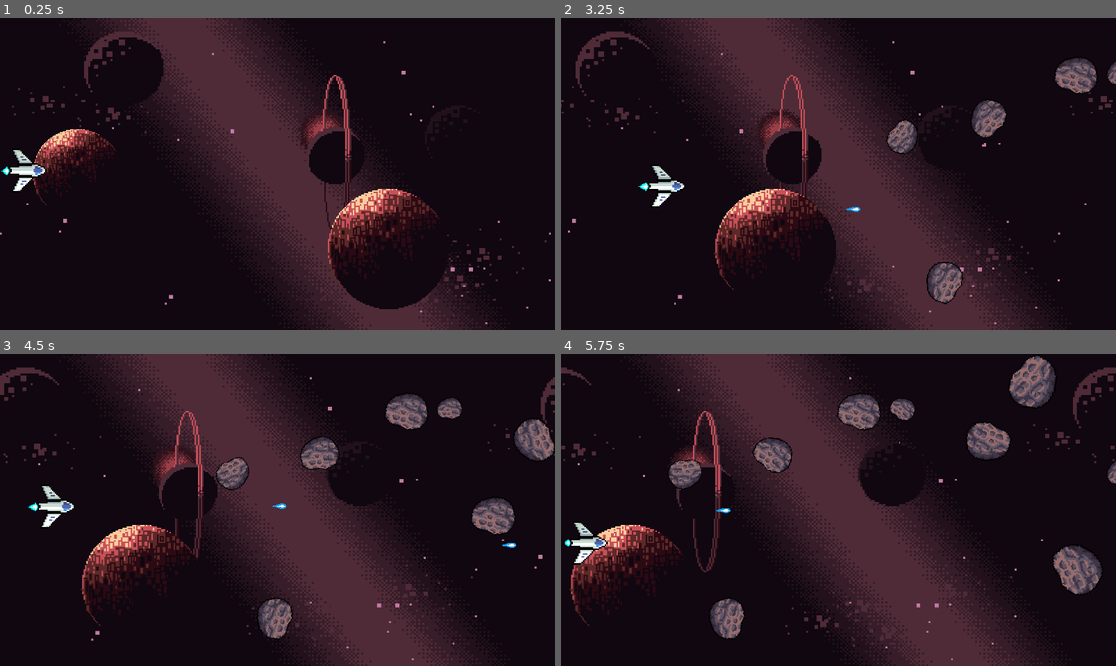
Above: before the commit, frames 1-4 (two rows, left to right).
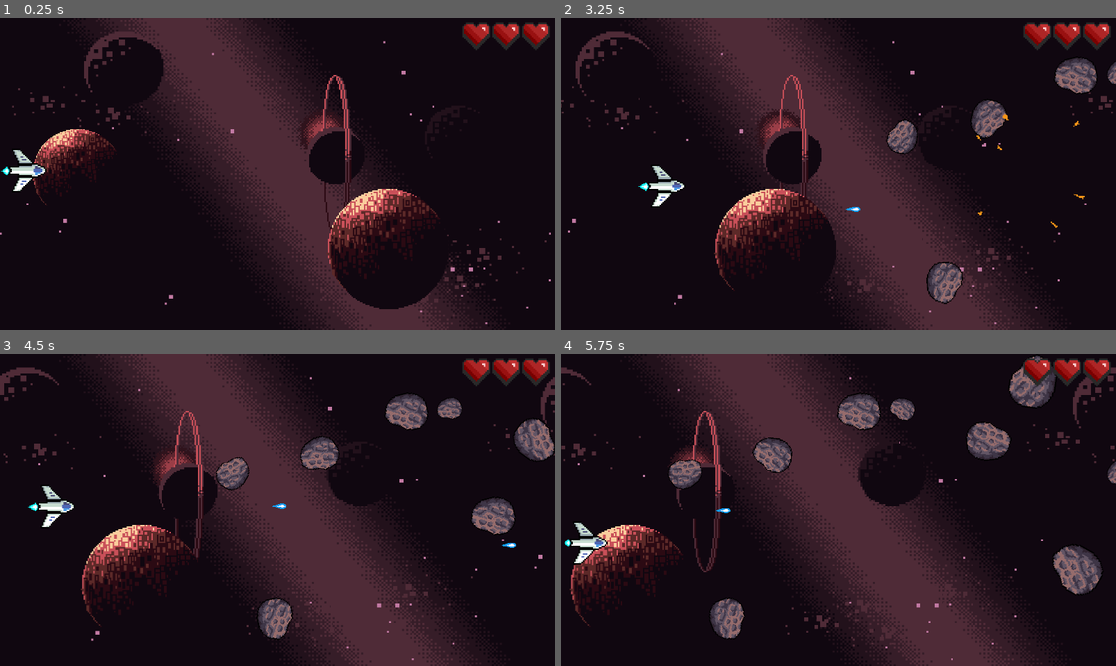
Above: after the commit, the same moments.

Repository: Thapar-Amateur-Astronomers-Society/The-TAAS-Game
Game: Godot game, scene res://scenes/main.tscn
The game is run twice, just before and just after one commit, with the same random seed, the same clock (stepped at 60 frames per second) and the same inputs.
Inputs:
- Up to frame 1 (0.25 s): no input
- Up to frame 2 (3.25 s): hold Right (player_right) 0.53-1.28 s; tap Space (player_shoot) every 0.75 s from 0.6 to 2.85 s; hold Down (player_down) 1.28-2.03 s; hold Right (player_right) 2.03-2.78 s; hold Up (player_up) from 2.78 s (still down)
- Up to frame 3 (4.5 s): release Up (player_up) at 3.53 s; hold Left (player_left) from 3.53 s (still down); tap Space (player_shoot) at 3.6, 4.35 s
- Up to frame 4 (5.75 s): release Left (player_left) at 5.03 s; hold Down (player_down) from 5.03 s (still down); tap Space (player_shoot) at 5.1 s

The runs differ from the first frame. In frame 1, 0.9% of the frame differs, in the area x 83-99%, y 1-11%; in frame 2, 1.0%, in the area x 74-99%, y 1-68%; in frame 3, 0.9%; in frame 4, 0.9%.

Commit message:
Added animated heart sprites

Diff:
--- a/prefabs/asteroid.tscn
+++ b/prefabs/asteroid.tscn
@@ -85,4 +85,5 @@
 stream = ExtResource("4_w5pun")
 
 [connection signal="area_entered" from="." to="." method="_on_area_entered"]
+[connection signal="animation_finished" from="AnimatedSprite2D" to="." method="_on_animated_sprite_2d_animation_finished"]
 [connection signal="screen_exited" from="VisibleOnScreenNotifier2D" to="." method="_on_visible_on_screen_notifier_2d_screen_exited"]
--- /dev/null
+++ b/prefabs/heart_gui.tscn
@@ -0,0 +1,58 @@
+[gd_scene load_steps=8 format=3 uid="uid://dlji72vojuusy"]
+
+[ext_resource type="Texture2D" uid="uid://b734hngbp21k1" path="res://assets/gui/heart_animated.png" id="1_tpaml"]
+
+[sub_resource type="AtlasTexture" id="AtlasTexture_7bgmd"]
+atlas = ExtResource("1_tpaml")
+region = Rect2(0, 0, 17, 17)
+
+[sub_resource type="AtlasTexture" id="AtlasTexture_gnpl5"]
+atlas = ExtResource("1_tpaml")
+region = Rect2(17, 0, 17, 17)
+
+[sub_resource type="AtlasTexture" id="AtlasTexture_vbwns"]
+atlas = ExtResource("1_tpaml")
+region = Rect2(34, 0, 17, 17)
+
+[sub_resource type="AtlasTexture" id="AtlasTexture_rjm4s"]
+atlas = ExtResource("1_tpaml")
+region = Rect2(51, 0, 17, 17)
+
+[sub_resource type="AtlasTexture" id="AtlasTexture_nqqti"]
+atlas = ExtResource("1_tpaml")
+region = Rect2(68, 0, 17, 17)
+
+[sub_resource type="SpriteFrames" id="SpriteFrames_ejlm7"]
+animations = [{
+"frames": [{
+"duration": 1.0,
+"texture": SubResource("AtlasTexture_7bgmd")
+}, {
+"duration": 1.0,
+"texture": SubResource("AtlasTexture_gnpl5")
+}, {
+"duration": 1.0,
+"texture": SubResource("AtlasTexture_vbwns")
+}, {
+"duration": 1.0,
+"texture": SubResource("AtlasTexture_rjm4s")
+}, {
+"duration": 1.0,
+"texture": SubResource("AtlasTexture_nqqti")
+}],
+"loop": false,
+"name": &"default",
+"speed": 15.0
+}]
+
+[node name="heart" type="Panel"]
+self_modulate = Color(1, 1, 1, 0)
+custom_minimum_size = Vector2(96, 96)
+offset_right = 96.0
+offset_bottom = 96.0
+
+[node name="AnimatedSprite2D" type="AnimatedSprite2D" parent="."]
+texture_filter = 1
+scale = Vector2(5.64706, 5.64706)
+sprite_frames = SubResource("SpriteFrames_ejlm7")
+centered = false
--- /dev/null
+++ b/prefabs/hearts_collection.tscn
@@ -0,0 +1,17 @@
+[gd_scene load_steps=2 format=3 uid="uid://dknb8daf1qdre"]
+
+[ext_resource type="PackedScene" uid="uid://dlji72vojuusy" path="res://prefabs/heart_gui.tscn" id="1_8lvao"]
+
+[node name="HeartsContainer" type="HBoxContainer"]
+offset_right = 59.0
+offset_bottom = 17.0
+theme_override_constants/separation = 7
+
+[node name="heart3" parent="." instance=ExtResource("1_8lvao")]
+layout_mode = 2
+
+[node name="heart2" parent="." instance=ExtResource("1_8lvao")]
+layout_mode = 2
+
+[node name="heart1" parent="." instance=ExtResource("1_8lvao")]
+layout_mode = 2
--- a/prefabs/player.tscn
+++ b/prefabs/player.tscn
@@ -6,6 +6,7 @@
 [ext_resource type="AudioStream" uid="uid://78cix41v18qn" path="res://audio/laser.wav" id="4_5n6ld"]
 [ext_resource type="Texture2D" uid="uid://bnmsrk0qh1kcd" path="res://assets/player_ship/Main Ship - Base - Slight damage.png" id="4_gpjtr"]
 [ext_resource type="Texture2D" uid="uid://cxg7tbsl5tyv3" path="res://assets/player_ship/Main Ship - Base - Very damaged.png" id="5_kqdmv"]
+[ext_resource type="Texture2D" uid="uid://bfe8c2mbfgt05" path="res://assets/player_ship/Main Ship - Base - Damaged.png" id="5_xp8an"]
 
 [sub_resource type="AtlasTexture" id="AtlasTexture_lvxv8"]
 atlas = ExtResource("2_j7424")
@@ -62,11 +63,14 @@
 "texture": ExtResource("4_gpjtr")
 }, {
 "duration": 1.0,
+"texture": ExtResource("5_xp8an")
+}, {
+"duration": 1.0,
 "texture": ExtResource("5_kqdmv")
 }],
 "loop": false,
 "name": &"default",
-"speed": 5.0
+"speed": 1.0
 }]
 
 [sub_resource type="CircleShape2D" id="CircleShape2D_f4pg4"]
--- a/scenes/main.tscn
+++ b/scenes/main.tscn
@@ -1,9 +1,10 @@
-[gd_scene load_steps=5 format=3 uid="uid://d15pqeaiu2sid"]
+[gd_scene load_steps=6 format=3 uid="uid://d15pqeaiu2sid"]
 
 [ext_resource type="Script" path="res://scripts/game.gd" id="1_38rcc"]
 [ext_resource type="PackedScene" uid="uid://cfcobumvo5yls" path="res://prefabs/player.tscn" id="1_pej3r"]
 [ext_resource type="PackedScene" uid="uid://bifinebyla10o" path="res://scenes/parallax_bg.tscn" id="2_6ni8v"]
 [ext_resource type="AudioStream" uid="uid://hogj58x6pmp7" path="res://audio/voyage-pandabeats.wav" id="4_q01u6"]
+[ext_resource type="PackedScene" uid="uid://dknb8daf1qdre" path="res://prefabs/hearts_collection.tscn" id="5_4inwy"]
 
 [node name="main" type="Node2D"]
 script = ExtResource("1_38rcc")
@@ -21,4 +22,12 @@
 stream = ExtResource("4_q01u6")
 autoplay = true
 
+[node name="HeartsCanvas" type="CanvasLayer" parent="."]
+
+[node name="HeartsContainer" parent="HeartsCanvas" instance=ExtResource("5_4inwy")]
+offset_left = 1600.0
+offset_top = 16.0
+offset_right = 1902.0
+offset_bottom = 112.0
+
 [connection signal="timeout" from="AsteroidTimer" to="." method="_on_asteroid_timer_timeout"]
--- a/scripts/asteroid.gd
+++ b/scripts/asteroid.gd
@@ -10,15 +10,13 @@
 
 # Called when the node enters the scene tree for the first time.
 func _ready():
-	pass # Replace with function body.
+	animate.frame = 0
 
 
 # Called every frame. 'delta' is the elapsed time since the previous frame.
 func _process(delta):
 	position.x -= speed
 	rotation += rot_speed
-	if animate.frame == 6 :
-		queue_free()
 
 
 func _on_visible_on_screen_notifier_2d_screen_exited():
@@ -31,3 +29,9 @@
 	elif area is player:
 		hit.play()
 	animate.play()
+
+
+
+
+func _on_animated_sprite_2d_animation_finished():
+	queue_free()
--- a/scripts/player.gd
+++ b/scripts/player.gd
@@ -3,14 +3,16 @@
 
 @export var speed = 3.0
 @export var cooldown = 1.0
-@export var HEALTH = 3
+@export var MAX_HEALTH = 3
 
 @onready var laser_prefab = preload("res://prefabs/laser.tscn")
 @onready var laser_timer = $LaserInterval
 @onready var laser_sound = $laser_sound
+@onready var CURR_HEALTH = MAX_HEALTH
 
 # Called when the node enters the scene tree for the first time.
 func _ready():
+	$ship_Sprite2D.frame = 0
 	pass # Replace with function body.
 
 
@@ -39,6 +41,6 @@
 func _on_area_entered(area):
 	# What to do upon collision with player body
 	if area is enemy:
-		HEALTH -= 1
-		HEALTH = maxi(HEALTH, 0)
+		CURR_HEALTH -= 1
+		CURR_HEALTH = maxi(CURR_HEALTH, 0)
 		$ship_Sprite2D.frame += 1
Binary file added: assets/gui/heart_animated.png
Not shown, added: assets/gui/heart_animated.png.import
Binary file added: assets/player_ship/Main Ship - Base - Damaged.png
Not shown, added: assets/player_ship/Main Ship - Base - Damaged.png.import
Not shown: 1 places in prefabs/player.tscn that only renumber resources
